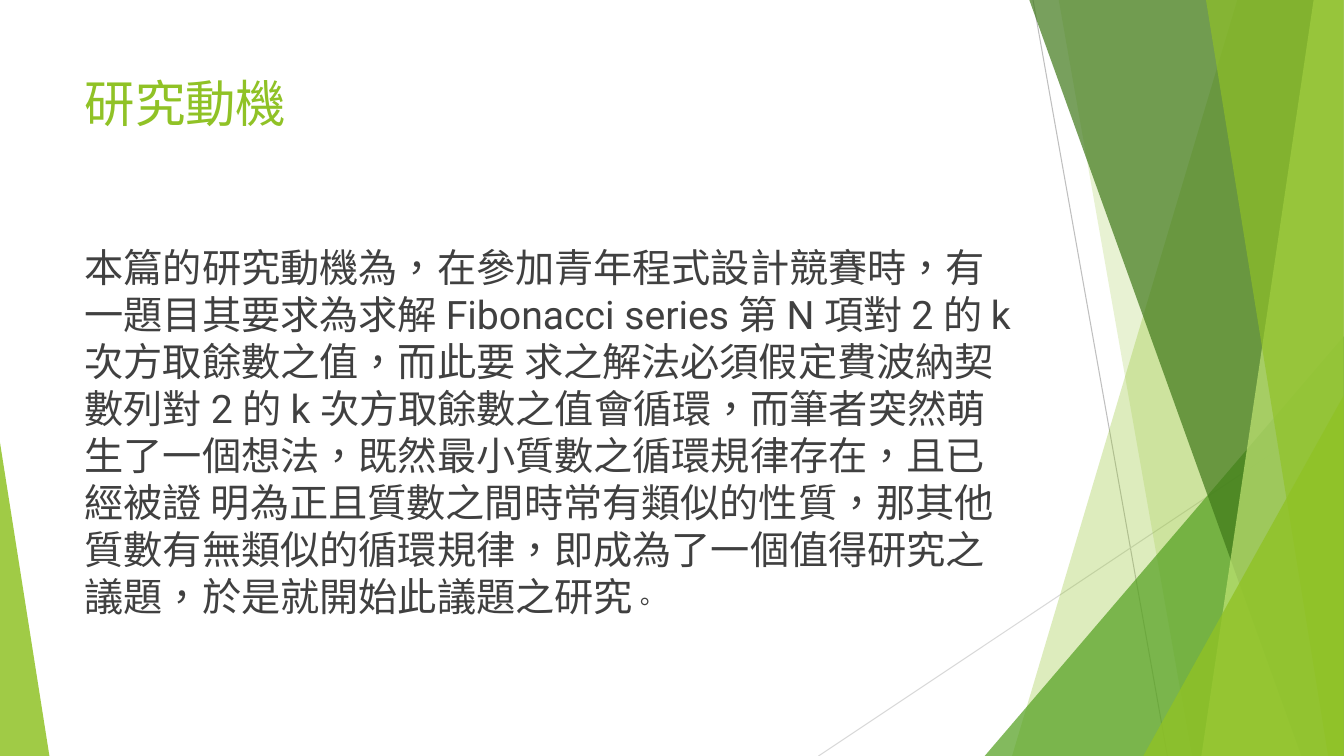
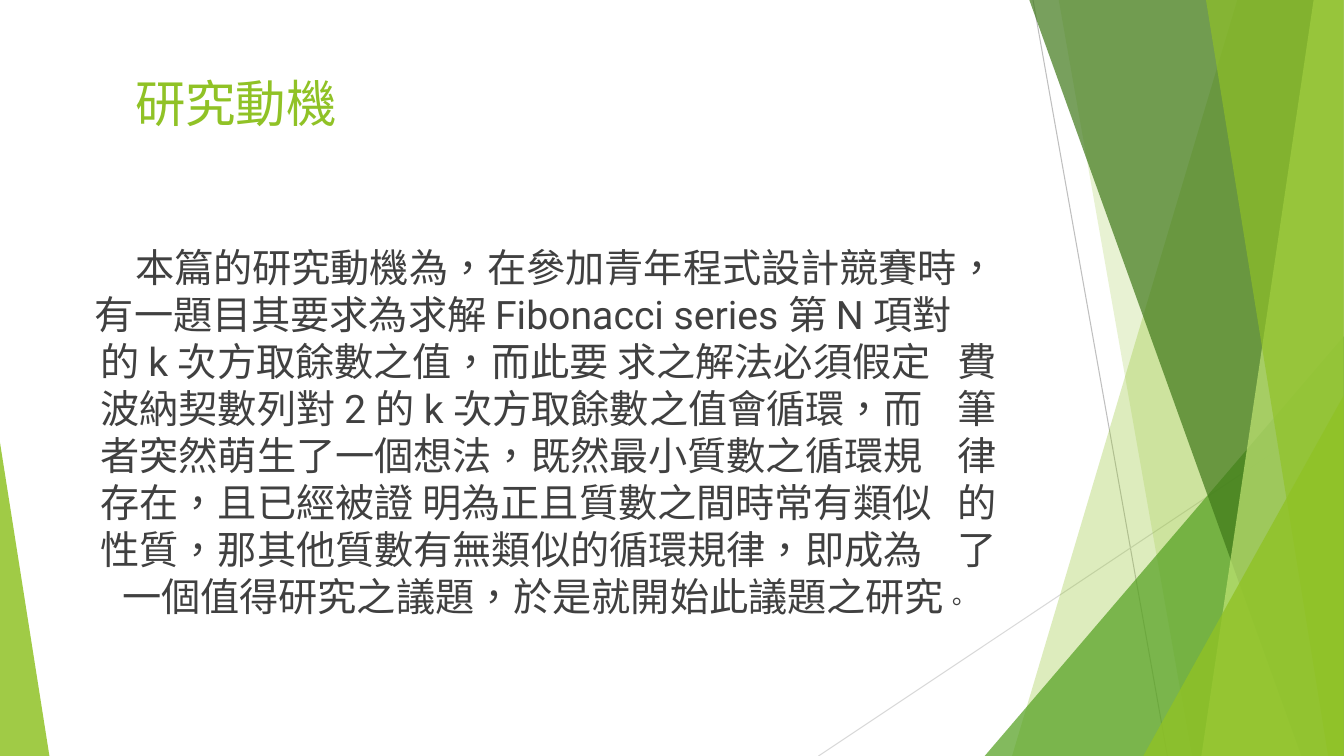
Before and after one commit to googleak28282/-, a slide deck: slide 3 of 二維線段樹.pptx. Drawn at 1344x756 pixels with LibreOffice and Linux fonts; fonts in the diff are those of the drawing. Boxes give left, top, right and bottom in pixels: in the first picture for what was removed or moved away, otherwise in the second. Text is boxed around its words. In the diff, an @@ line names an element or a change of style, - is before the commit and + after.

Commit message:
all new ppt

```diff
--- a/二維線段樹.pptx
+++ b/二維線段樹.pptx
@@ title "研究動機": place and size @@
-title "研究動機" at (85, 79, 287, 126)
+title "研究動機" at (135, 79, 337, 126)
@@ text at (95, 249, 996, 615): text changed @@
-本篇的研究動機為，在參加青年程式設計競賽時，有一題目其要求為求解 Fibonacci series 第 N 項對 2 的 k 次方取餘數之值，而此要 求之解法必須假定費波納契數列對 2 的 k 次方取餘數之值會循環，而筆者突然萌生了一個想法，既然最小質數之循環規律存在，且已經被證 明為正且質數之間時常有類似的性質，那其他質數有無類似的循環規律，即成為了一個值得研究之議題，於是就開始此議題之研究。
+本篇的研究動機為，在參加青年程式設計競賽時， 有一題目其要求為求解 Fibonacci series 第 N 項對 的 k 次方取餘數之值，而此要 求之解法必須假定 費波納契數列對 2 的 k 次方取餘數之值會循環，而 筆者突然萌生了一個想法，既然最小質數之循環規 律存在，且已經被證 明為正且質數之間時常有類似 的性質，那其他質數有無類似的循環規律，即成為 了一個值得研究之議題，於是就開始此議題之研究。
```
Also in this commit, not shown: 10 other slides changed, 1 slide added, 1 slide removed, 2 other files.
